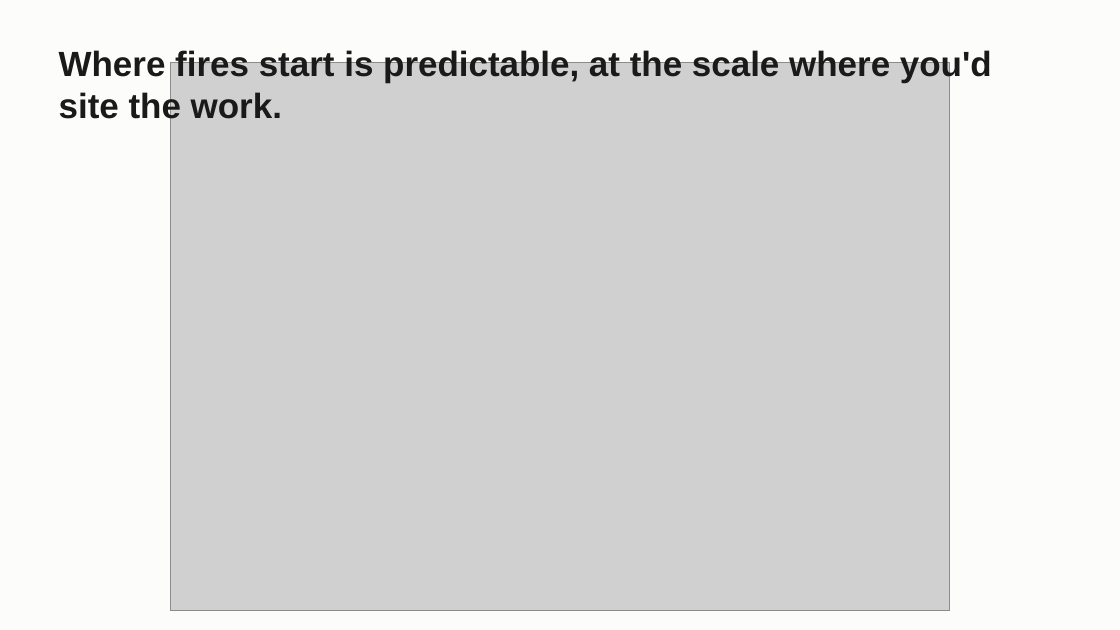
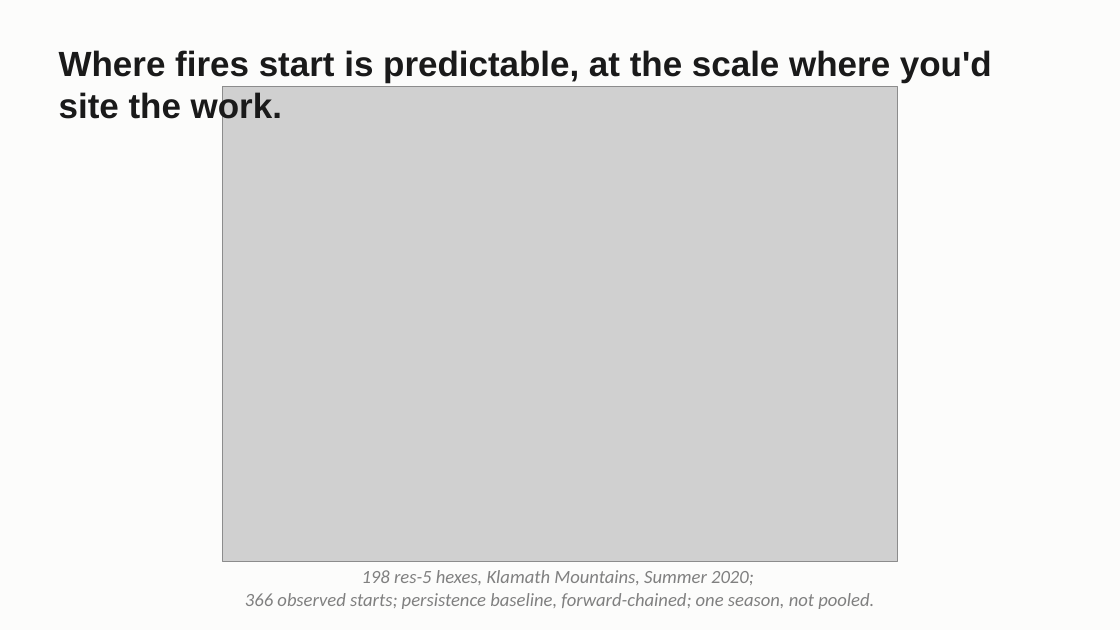
Before and after one commit to craig-rudman/MSDS696, a slide deck: slide 7 of coursework/W7/MSDS696_W7_Deck.pptx. Drawn at 1120x630 pixels with LibreOffice and Linux fonts; fonts in the diff are those of the drawing; grey boxes stand for pictures. Boxes give left, top, right and bottom in pixels: in the first picture for what was removed or moved away, otherwise in the second. Text is boxed around its words. In the diff, an @@ line names an element or a change of style, - is before the commit and + after.

```diff
--- a/coursework/W7/MSDS696_W7_Deck.pptx
+++ b/coursework/W7/MSDS696_W7_Deck.pptx
@@ picture: place and size @@
-picture at box(171, 62, 950, 611)
+picture at box(223, 87, 897, 561)
@@ text added at box(245, 570, 874, 609), 16 pt, text #808080, italic @@
+198 res-5 hexes, Klamath Mountains, Summer 2020;
+366 observed starts; persistence baseline, forward-chained; one season, not pooled.
```
Also in this commit, not shown: 15 other slides changed, 1 other file.
